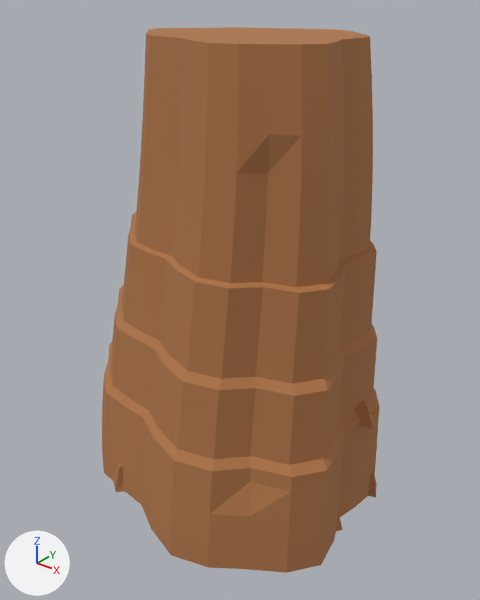
An edit to the FBX model RawAssets/Canyon/FBX/SM_CinderCanyon_Rock_E.fbx, drawn before and after from the same camera.
Rendered twice from a 50 mm camera at (1.15, -1.354, 1.441) aimed at (0.06, 0.008, 0.596). Lighting does not change. The marker at lower left points along +X, +Y and +Z. The picture after the commit comes second. Where no turn or scale is listed for an object, it has been applied to the vertices.

Names of what the first picture shows: 'SM_CinderCanyon_Rock_E'.
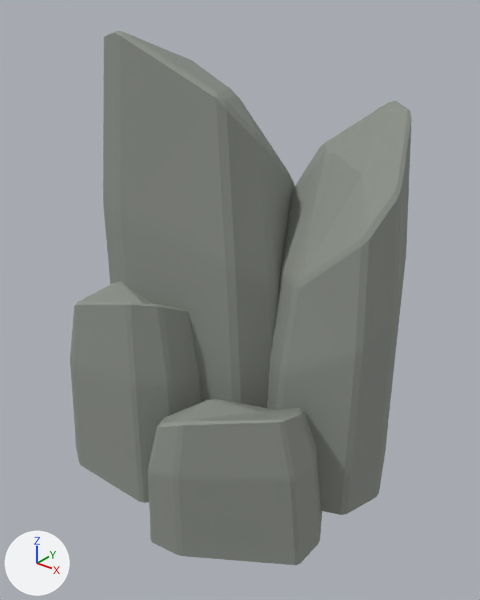
Edits to the scene script, one JSON object a line:
```json
{"op": "set", "path": "mat_m_cindercanyonrock.base_color", "old": "(0.43, 0.18, 0.065)", "new": "(0.27, 0.29, 0.26)", "note": "brown #af7648 -> grey #8e938b"}
{"block": "me_sm_cindercanyon_rock_e_mesh_001", "where": "# used by ob_sm_cindercanyon_rock_e; location = (0.0, 0.0, 0.0)"}
{"op": "remove", "block": "me_sm_cindercanyon_rock_e_mesh_001", "code": "me_sm_cindercanyon_rock_e_mesh_001.from_pydata(...)  # 714 vertices, 1376 faces; spans x -0.5..0.5, y -0.42..0.42, z 0.0..1.32"}
{"op": "add", "block": "me_sm_cindercanyon_rock_e_mesh_001", "code": "me_sm_cindercanyon_rock_e_mesh_001.from_pydata(...)  # 650 vertices, 1280 faces; spans x -0.5..0.5, y -0.42..0.42, z 0.0..1.32"}
{"block": "me_sm_cindercanyon_rock_e_mesh_001", "change": "me_sm_cindercanyon_rock_e_mesh_001 part 1: the loose piece of 618 vertices spanning x -0.5..0.5, y -0.42..0.42, z 0.005..1.32 is rebuilt with 130 vertices and now spans x -0.377..0.233, y -0.186..0.364, z 0.0..1.32"}
{"block": "me_sm_cindercanyon_rock_e_mesh_001", "change": "me_sm_cindercanyon_rock_e_mesh_001 part 2: a new loose piece of 130 vertices spanning x 0.05..0.5, y -0.093..0.388, z 0.018..1.142, in mat_m_cindercanyonrock (grey #8e938b)"}
{"block": "me_sm_cindercanyon_rock_e_mesh_001", "change": "me_sm_cindercanyon_rock_e_mesh_001 part 3: a new loose piece of 130 vertices spanning x -0.436..0.042, y -0.333..-0.009, z 0.0..0.662, in mat_m_cindercanyonrock (grey #8e938b)"}
{"block": "me_sm_cindercanyon_rock_e_mesh_001", "change": "me_sm_cindercanyon_rock_e_mesh_001 part 4: a new loose piece of 130 vertices spanning x -0.028..0.454, y -0.42..0.018, z 0.0..0.461, in mat_m_cindercanyonrock (grey #8e938b)"}
{"block": "me_sm_cindercanyon_rock_e_mesh_001", "change": "me_sm_cindercanyon_rock_e_mesh_001 part 5: 10 loose pieces with 80 vertices, spanning x -0.427..0.491, y -0.344..0.341, z 0.0..0.578, are deleted"}
{"block": "me_sm_cindercanyon_rock_e_mesh_001", "change": "other edits to the shape of me_sm_cindercanyon_rock_e_mesh_001 do not show in these pictures"}
```

Boxes [x1, y1, x2, y2] around the edits, measured in the pictures (480 x 600 px):
```json
{"object": "SM_CinderCanyon_Rock_E", "change": "recoloured, reshaped", "before": [102, 27, 379, 573], "after": [70, 30, 412, 565], "on screen": "23% wider"}
{"part": 1, "of": "me_sm_cindercanyon_rock_e_mesh_001", "change": "rebuilt", "before": [102, 27, 379, 573], "after": [103, 30, 295, 408]}
{"part": 2, "of": "me_sm_cindercanyon_rock_e_mesh_001", "change": "added", "after": [267, 101, 412, 515]}
{"part": 3, "of": "me_sm_cindercanyon_rock_e_mesh_001", "change": "added", "after": [70, 281, 200, 503]}
{"part": 4, "of": "me_sm_cindercanyon_rock_e_mesh_001", "change": "added", "after": [148, 399, 322, 565]}
{"part": 5, "of": "me_sm_cindercanyon_rock_e_mesh_001", "change": "deleted", "before": [113, 401, 377, 531], "on screen": "mostly hidden"}
```
